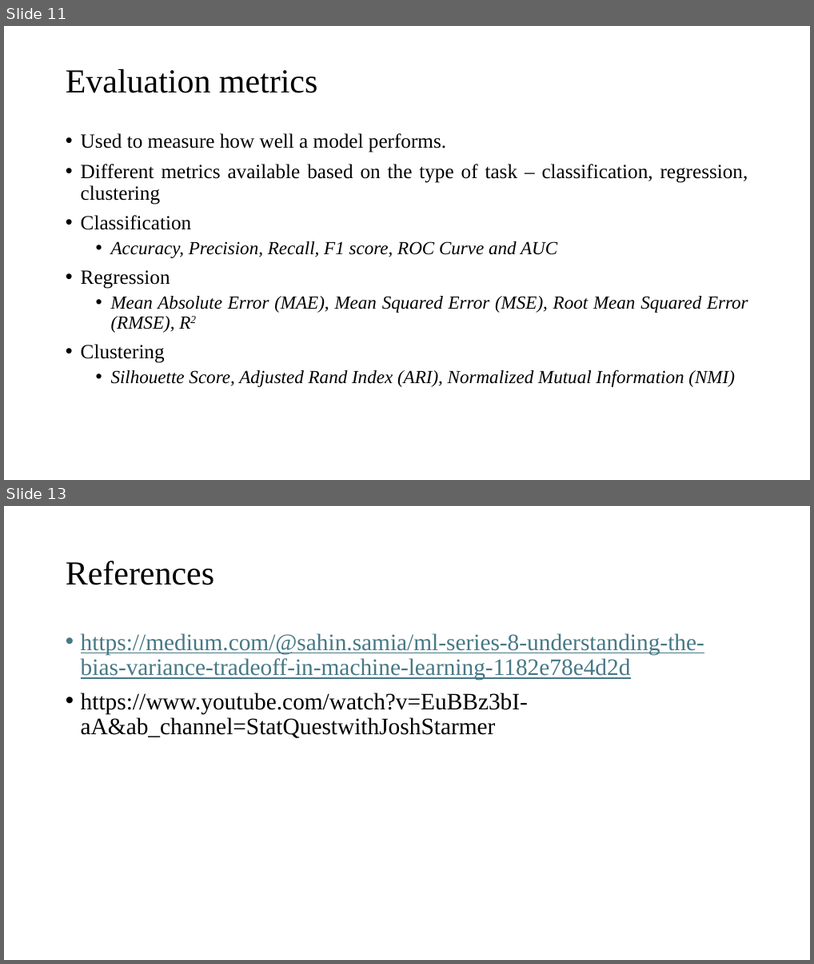
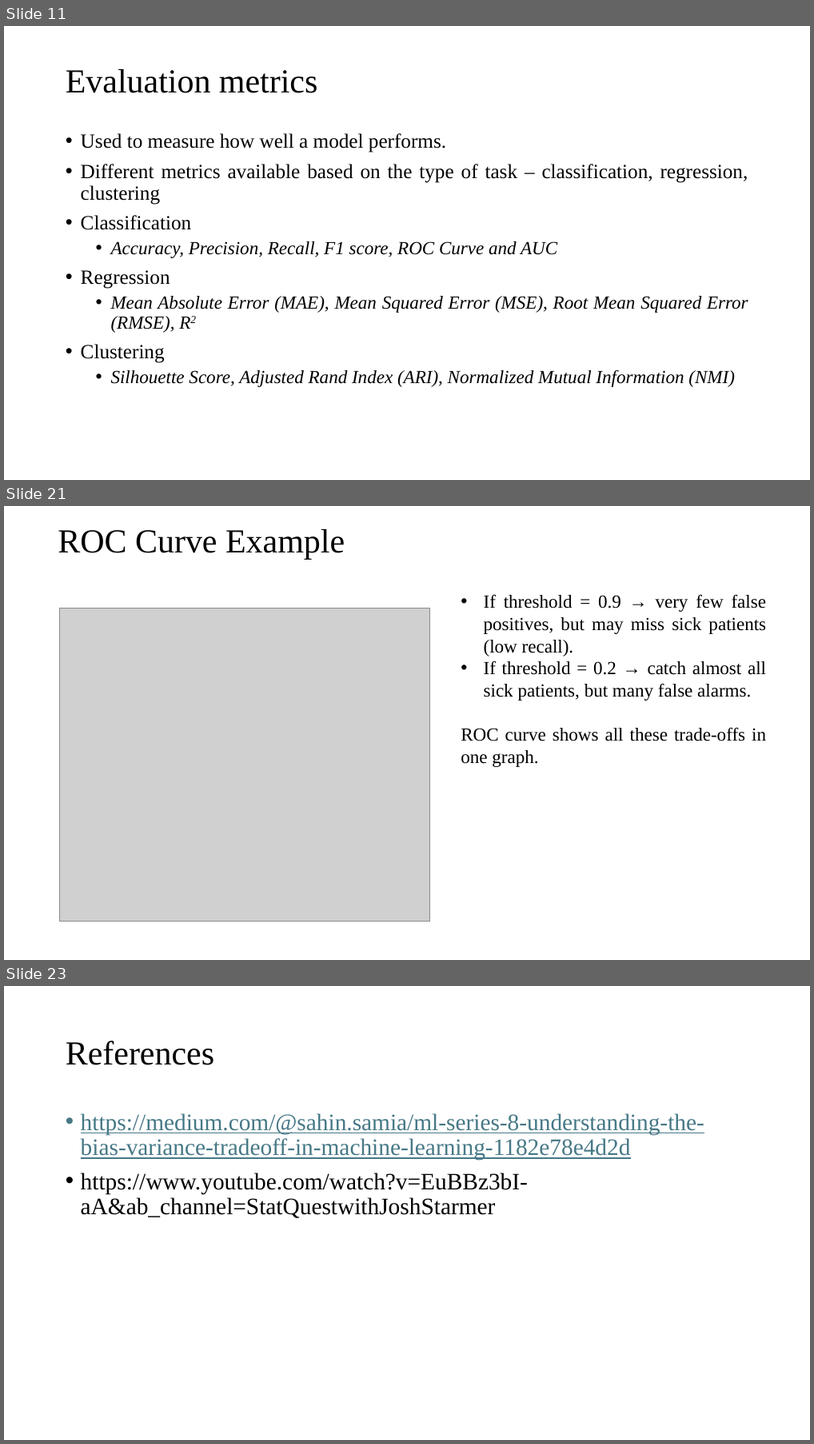
Before and after one commit to gurungdipen/ML_2025, a slide deck: Module 1/Performance evaluation.pptx. Shown one above the other, each under a label of ours: slides 11 and 13 before the commit, slides 11, 21 and 23 after it; the slides between them are not shown. The pictures are 814x964 and 814x1444 pixels, drawn with LibreOffice and Linux fonts; fonts in the diff are those of the drawing; grey boxes stand for pictures. Boxes give left, top, right and bottom in pixels: in the first picture for what was removed or moved away, otherwise in the second. Text is boxed around its words. In the diff, an @@ line names an element or a change of style, - is before the commit and + after.

```diff
--- a/Module 1/Performance evaluation.pptx
+++ b/Module 1/Performance evaluation.pptx
@@ slide 21 added at box(4, 506, 810, 960), background #FFFFFF @@
@@ title added at box(58, 529, 345, 559), 40 pt, text #000000 @@
+ROC Curve Example
@@ text added at box(461, 594, 767, 767), 22 pt, text #000000 @@
+• If threshold = 0.9 → very few false positives, but may miss sick patients (low recall).
+• If threshold = 0.2 → catch almost all sick patients, but many false alarms.
+ROC curve shows all these trade-offs in one graph.
@@ picture added at box(60, 608, 430, 920) @@
@@ what was slide 13 is now slide 23 @@
```
Also in this commit, not shown: 10 other slides added, 1 slide removed.
